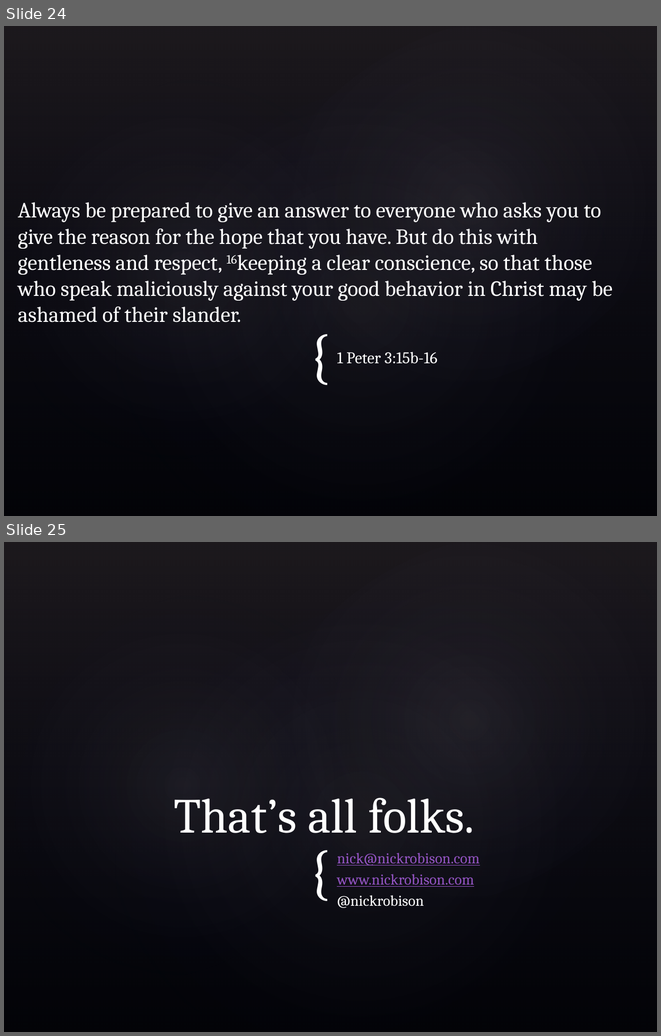
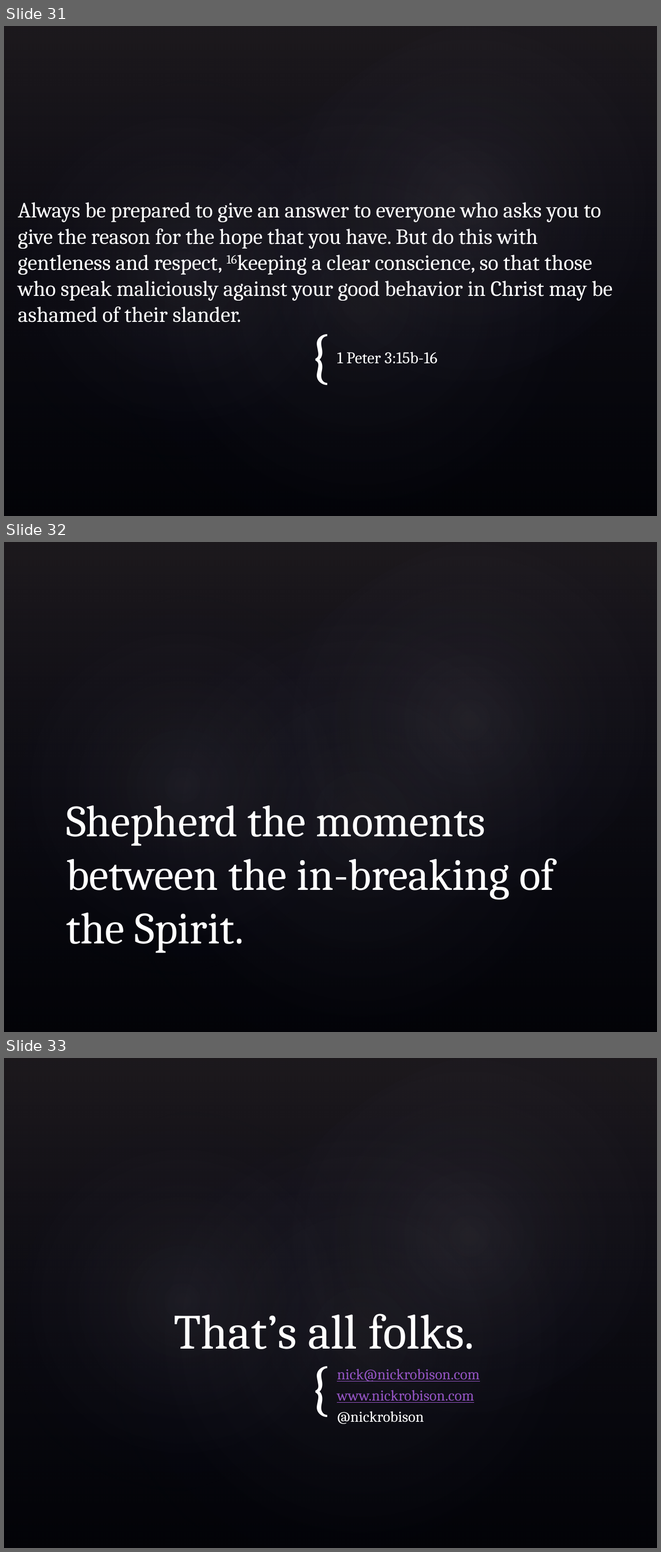
Before and after one commit to nickrobison/Presentations, a slide deck: BCSApologetics/RealApologetics.pptx. Shown one above the other, each under a label of ours: slides 24 and 25 before the commit, slides 31, 32 and 33 after it. The pictures are 661x1036 and 661x1552 pixels, drawn with LibreOffice and Linux fonts; fonts in the diff are those of the drawing; background and template pictures are left out. Boxes give left, top, right and bottom in pixels: in the first picture for what was removed or moved away, otherwise in the second. Text is boxed around its words. In the diff, an @@ line names an element or a change of style, - is before the commit and + after.

```diff
--- a/BCSApologetics/RealApologetics.pptx
+++ b/BCSApologetics/RealApologetics.pptx
@@ slide 32 added at (4, 542, 657, 1032), background picture (left out); not listed: 4 template elements that a slide beside it also shows @@
@@ title added at (66, 805, 555, 953), 49 pt, text #FFFFFF @@
+Shepherd the moments between the in-breaking of the Spirit.
@@ what was slide 24 is now slide 31 @@
@@ what was slide 25 is now slide 33 @@
```
Also in this commit, not shown: 8 slides changed, 9 other slides added.
